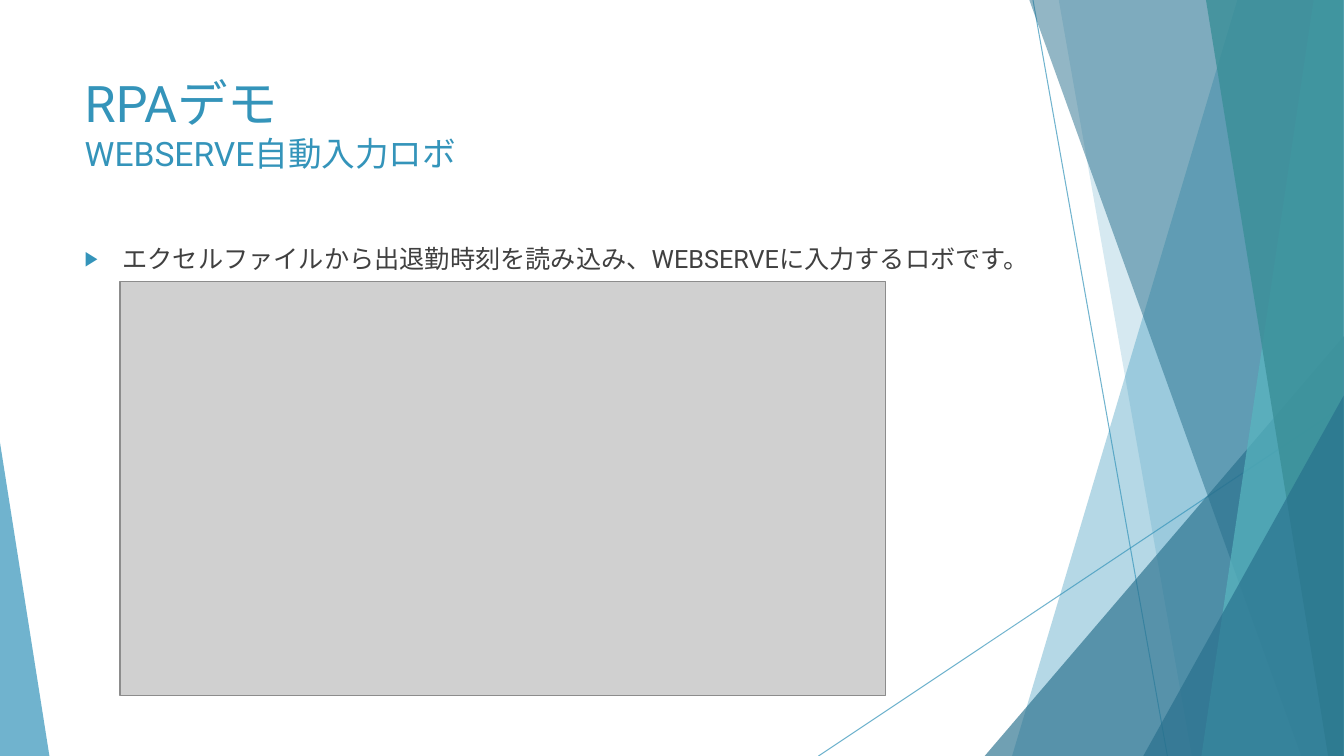
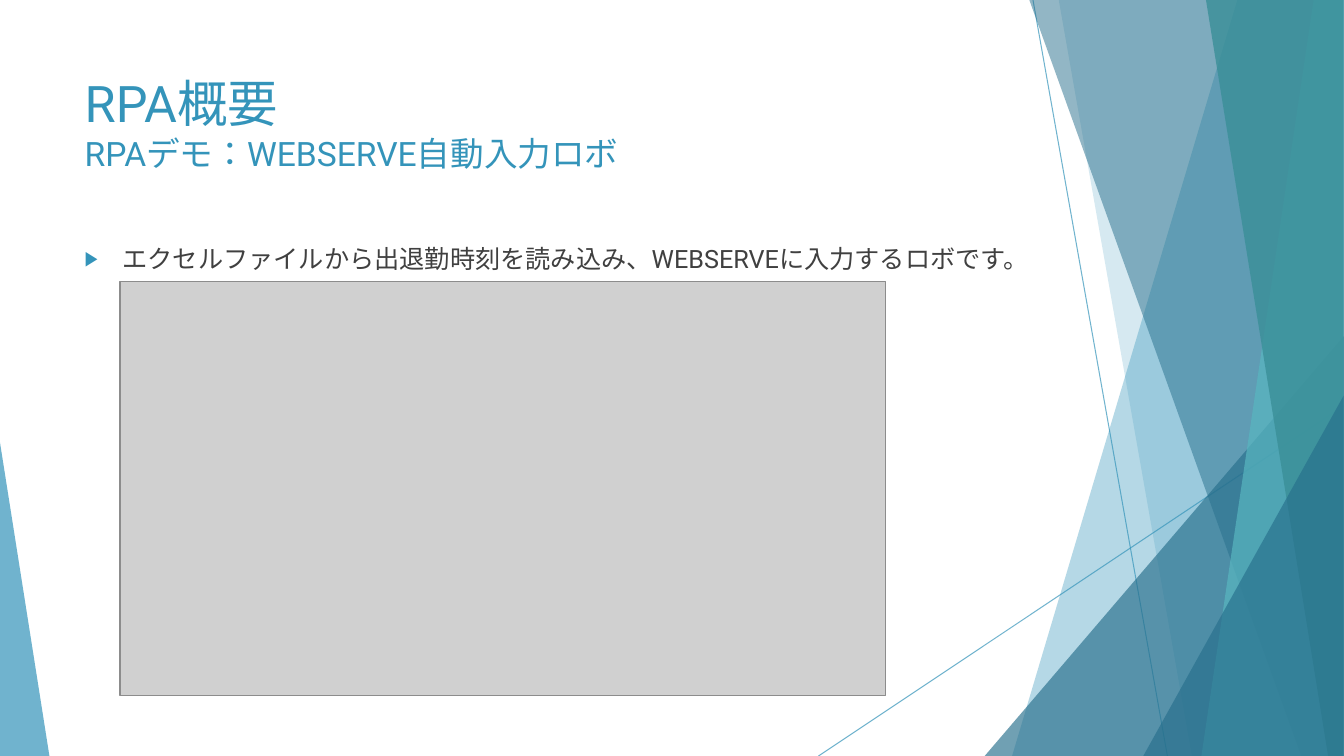
Before and after one commit to huangweijing/rpastudy, a slide deck: slide 6 of 020_RPA技術実施/20210218_RPA概要とUiPath環境構築/20210218_RPA概要とUiPath環境構築.pptx. Drawn at 1344x756 pixels with LibreOffice and Linux fonts; fonts in the diff are those of the drawing; grey boxes stand for pictures. Boxes give left, top, right and bottom in pixels: in the first picture for what was removed or moved away, otherwise in the second. Text is boxed around its words. In the diff, an @@ line names an element or a change of style, - is before the commit and + after.

```diff
--- a/020_RPA技術実施/20210218_RPA概要とUiPath環境構築/20210218_RPA概要とUiPath環境構築.pptx
+++ b/020_RPA技術実施/20210218_RPA概要とUiPath環境構築/20210218_RPA概要とUiPath環境構築.pptx
@@ title at (x1=85, y1=79, x2=619, y2=169): text changed @@
-RPAデモ
-WEBSERVE自動入力ロボ
+RPA概要
+RPAデモ：WEBSERVE自動入力ロボ
```
Also in this commit, not shown: 7 other slides changed, 9 slides added, 2 slides removed, 1 other file.
